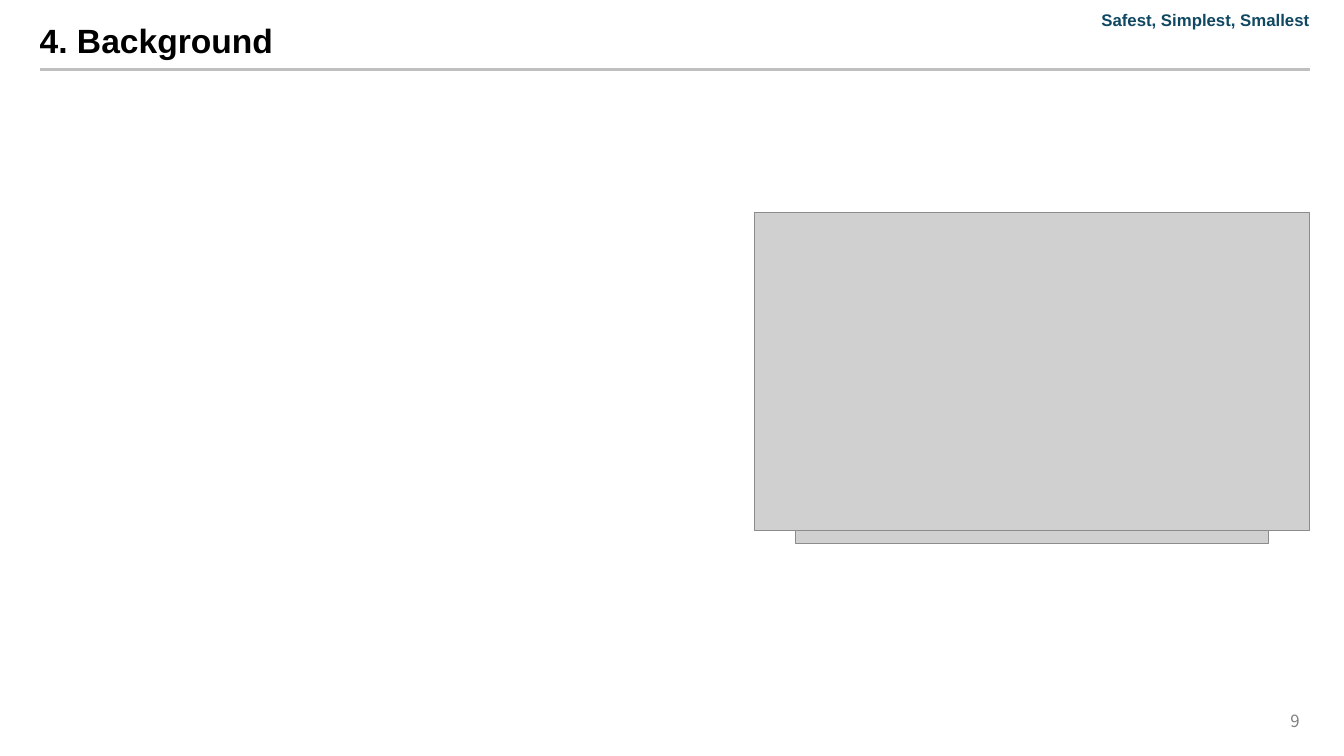
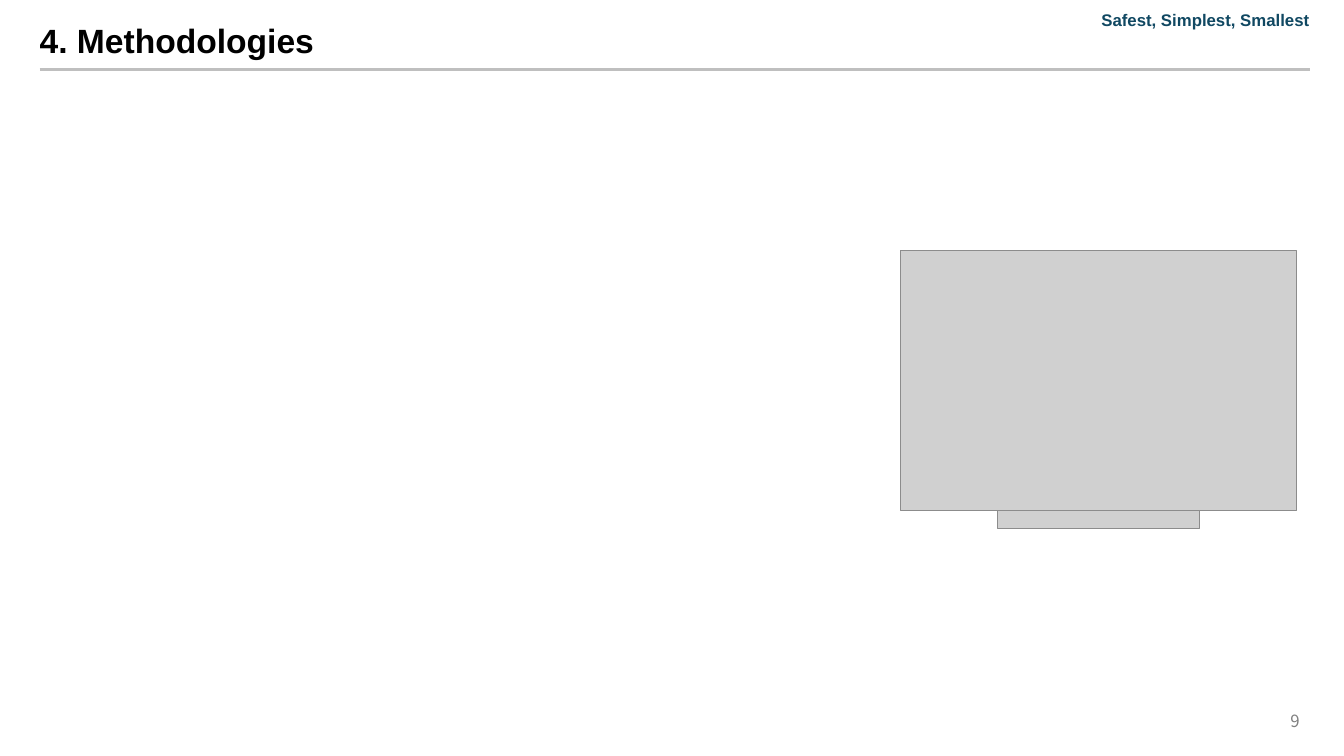
Before and after one commit to Jeong97/Practice_with_paper_data_sets, a slide deck: slide 9 of A comparative study of different features extracted from EIS in SoH for LIB/A comparative study of different features extracted from EIS in SoH for LIB-V00.01-241106.pptx. Drawn at 1344x756 pixels with LibreOffice and Linux fonts; fonts in the diff are those of the drawing; grey boxes stand for pictures; background and template pictures are left out. Boxes give left, top, right and bottom in pixels: in the first picture for what was removed or moved away, otherwise in the second. Text is boxed around its words. In the diff, an @@ line names an element or a change of style, - is before the commit and + after.

```diff
--- a/A comparative study of different features extracted from EIS in SoH for LIB/A comparative study of different features extracted from EIS in SoH for LIB-V00.01-241106.pptx
+++ b/A comparative study of different features extracted from EIS in SoH for LIB/A comparative study of different features extracted from EIS in SoH for LIB-V00.01-241106.pptx
@@ title at [40, 28, 314, 60]: text changed @@
-4. Background
+4. Methodologies
@@ picture: place and size @@
-picture at [754, 213, 1310, 530]
+picture at [900, 251, 1298, 511]
@@ picture removed at [796, 530, 1268, 543] @@
@@ picture added at [998, 510, 1201, 528] @@
```
Also in this commit, not shown: 6 other slides changed, 5 slides added, 17 slides removed, 1 other file.
